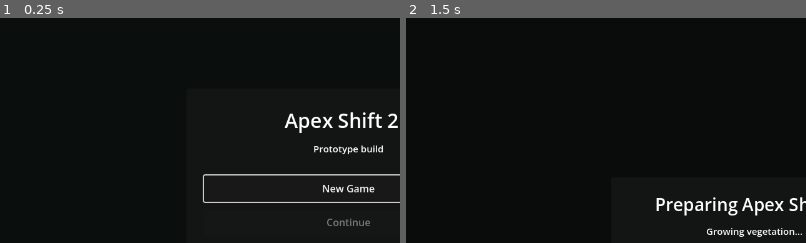
Above: before the commit, frames 1-2 (left to right).
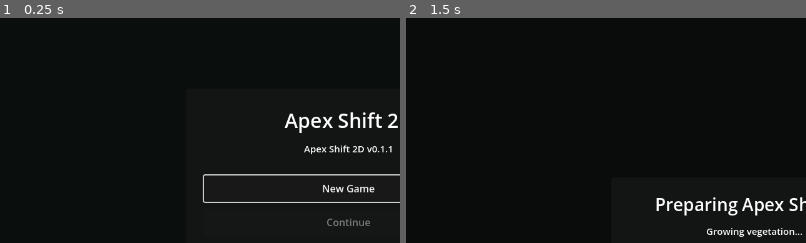
Above: after the commit, the same moments.

Repository: krisstoof/apex-shift-2d
Game: Godot game, scene res://scenes/ui/start_menu.tscn
Two runs of this game, one before a commit and one after it. Both use one fixed random seed, a clock stepped at 60 frames per second and the inputs below.
Inputs (mouse positions are % of the whole screen's width and height, from its top left):
- Up to frame 1 (0.25 s): no input
- Up to frame 2 (1.5 s): click "New Game" at 0.5 s; tap Enter at 1.25 s; move the mouse to (72, 45) at 1.27 s; hold D (move_right) from 1.28 s (still down); hold Shift from 1.28 s (still down); click (72, 45) at 1.42 s
The pictures show only the part of the screen within x 6-56%, y 0-50%; the shares and areas given below are measured in that part.

The runs differ from the first frame. In frame 1, 0.5% of the frame differs, in the area x 76-98%, y 56-61%; in frame 2, nothing differs.

Commit message:
release/0.1.1

Diff:
--- /dev/null
+++ b/scripts/systems/app_version.gd
@@ -0,0 +1,17 @@
+extends Node
+
+const VERSION := "0.1.1"
+const VERSION_NAME := "v0.1.1"
+const APP_NAME := "Apex Shift 2D"
+
+
+static func get_version() -> String:
+	return VERSION
+
+
+static func get_version_name() -> String:
+	return VERSION_NAME
+
+
+static func get_display_name() -> String:
+	return "%s %s" % [APP_NAME, VERSION_NAME]
--- a/scripts/ui/start_menu.gd
+++ b/scripts/ui/start_menu.gd
@@ -2,6 +2,7 @@
 
 const GAME_SCENE_PATH := "res://scenes/main.tscn"
 const SETTINGS_SCENE_PATH := "res://scenes/ui/settings_menu.tscn"
+const APP_VERSION := preload("res://scripts/systems/app_version.gd")
 
 const PANEL_SIZE := Vector2(520.0, 360.0)
 const BUTTON_HEIGHT := 42.0
@@ -19,6 +20,7 @@
 	process_mode = Node.PROCESS_MODE_ALWAYS
 	mouse_filter = Control.MOUSE_FILTER_STOP
 	_resume_tree_if_paused()
+	print("[APP] %s" % APP_VERSION.get_display_name())
 	game_session = get_node("/root/GameSession")
 	_build_ui()
 	_refresh_save_state()
@@ -60,7 +62,7 @@
 	main_stack.add_child(title)
 
 	var subtitle := Label.new()
-	subtitle.text = "Prototype build"
+	subtitle.text = APP_VERSION.get_display_name()
 	subtitle.horizontal_alignment = HORIZONTAL_ALIGNMENT_CENTER
 	subtitle.add_theme_font_size_override("font_size", 15)
 	main_stack.add_child(subtitle)
--- a/tests/unit/test_start_menu.gd
+++ b/tests/unit/test_start_menu.gd
@@ -8,6 +8,7 @@
 	var failures: Array[String] = []
 	_test_resume_tree_helper_clears_pause(failures)
 	_test_start_menu_source_uses_resume_helper_on_ready_and_scene_change(failures)
+	_test_start_menu_uses_app_version_for_display_text(failures)
 	return failures
 
 
@@ -26,3 +27,10 @@
 	var script_text := FileAccess.get_file_as_string("res://scripts/ui/start_menu.gd")
 	TEST_UTILS.expect(script_text.contains("func _ready() -> void:\n\tprocess_mode = Node.PROCESS_MODE_ALWAYS\n\tmouse_filter = Control.MOUSE_FILTER_STOP\n\t_resume_tree_if_paused()"), failures, "Start menu should resume the tree as soon as the menu scene becomes active")
 	TEST_UTILS.expect(script_text.contains("func _change_to_game_scene() -> void:\n\t_resume_tree_if_paused()"), failures, "Start menu should resume the tree again right before switching into the game scene")
+
+
+func _test_start_menu_uses_app_version_for_display_text(failures: Array[String]) -> void:
+	var script_text := FileAccess.get_file_as_string("res://scripts/ui/start_menu.gd")
+	TEST_UTILS.expect(script_text.contains("const APP_VERSION := preload(\"res://scripts/systems/app_version.gd\")"), failures, "Start menu should use the shared app version source")
+	TEST_UTILS.expect(script_text.contains("subtitle.text = APP_VERSION.get_display_name()"), failures, "Start menu should display the shared app version string")
+	TEST_UTILS.expect(not script_text.contains("Prototype build"), failures, "Start menu should no longer contain the Prototype build label")
